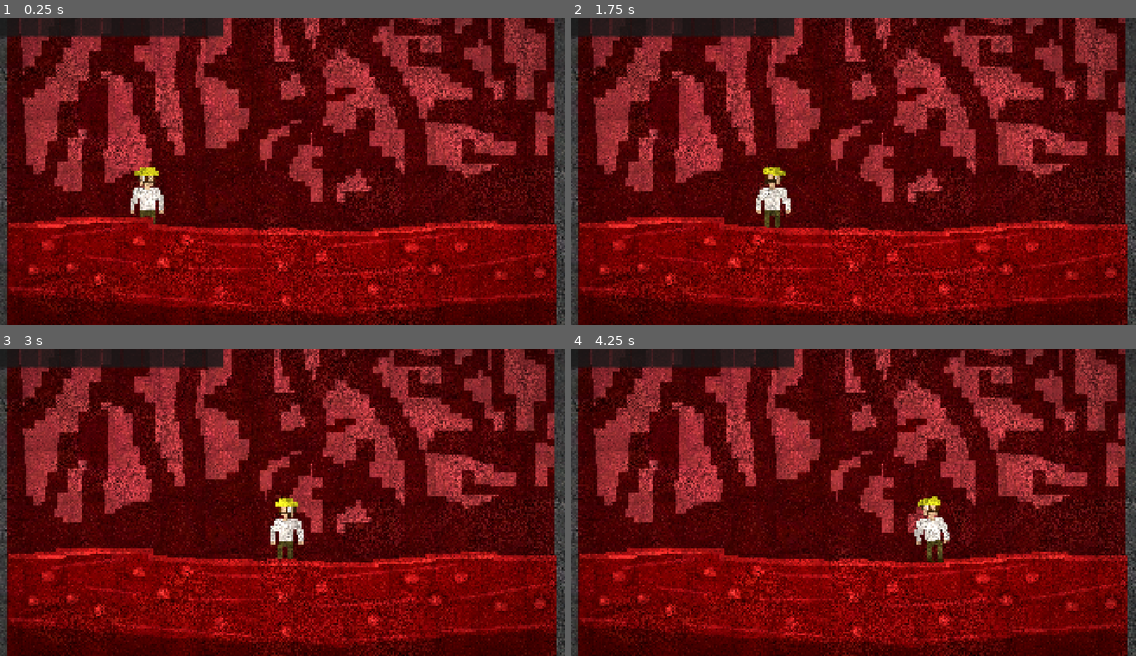
Above: before the commit, frames 1-4 (two rows, left to right).
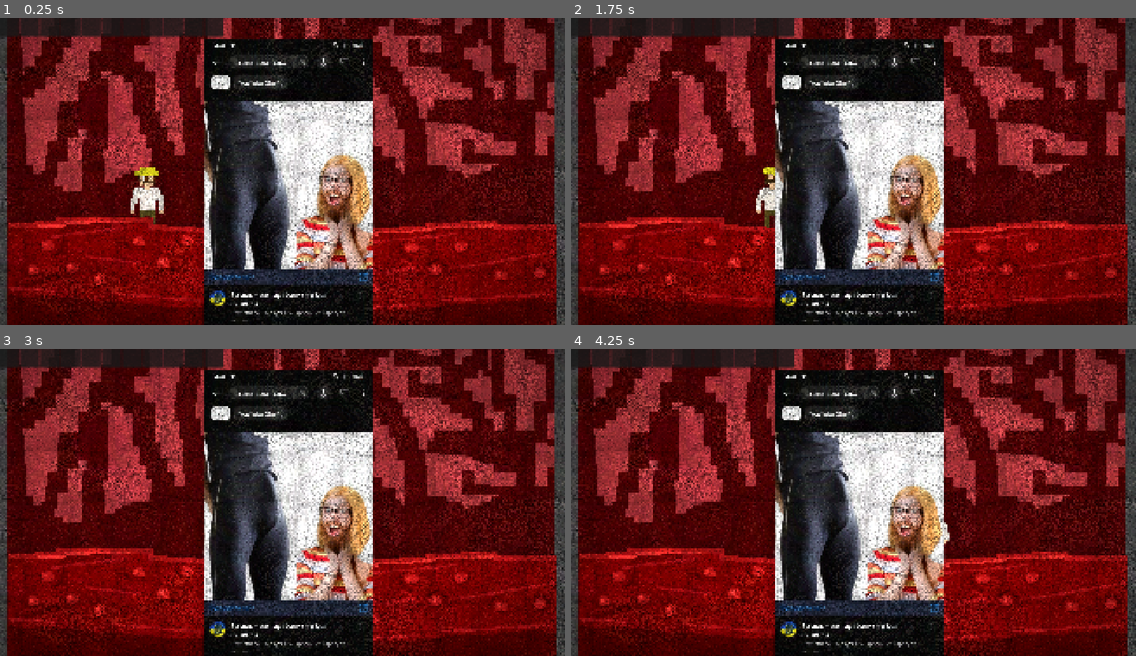
Above: after the commit, the same moments.

Repository: Uther871/kryvokray
Game: Godot game, scene res://levels/level_1.tscn
The game is run twice, just before and just after one commit, with the same random seed, the same clock (stepped at 60 frames per second) and the same inputs. The engine's default icon, where the game draws it, is replaced by a stand-in: a white triangle on a blue panel in a dark square.
Inputs (mouse positions are in pixels of both pictures, inside the frame that each line leads up to):
- Up to frame 1 (0.25 s): no input
- Up to frame 2 (1.75 s): tap Enter at 0.5 s; move the mouse to (977, 156) at 0.52 s; click (977, 156) at 0.67 s; drag from (740, 186) to (825, 232) at 1.27 s
- Up to frame 3 (3 s): move the mouse to (339, 434) at 2.02 s; click (339, 434) at 2.17 s; drag from (254, 563) to (113, 456) at 2.77 s
- Up to frame 4 (4.25 s): tap Space at 3.5 s; move the mouse to (1023, 548) at 3.52 s; click (1023, 548) at 3.67 s

The runs differ from the first frame. In frame 1, 30% of the frame differs, in the area x 32-70%, y 0-100%; in frame 2, 30%; in frame 3, 30%; in frame 4, 30%.

Commit message:
Мої зміни

Diff:
--- a/items/interactable.gd
+++ b/items/interactable.gd
@@ -4,11 +4,15 @@
 
 @export var required_item: ItemData
 @export var stop_distance := 150.0
+@export var result_texture: Texture2D  # що показати після використання
+
+var _done := false
 
 func use_item(item: ItemData) -> bool:
-	if required_item == null or item.id != required_item.id:
-		print("Пішов нахуй")
+	if _done or required_item == null or item.id != required_item.id:
+		print("Не підходить")
 		return false
+	_done = true
 	var player = get_tree().get_first_node_in_group("player")
 	if player:
 		player.walk_to(global_position.x, _on_used, stop_distance)
@@ -17,5 +21,7 @@
 	return true
 
 func _on_used() -> void:
-	print("Заєбісь")
+	print("Підійшло!")
+	if result_texture:
+		$Sprite2D.texture = result_texture
 	used.emit()
--- a/items/key.tres
+++ b/items/key.tres
@@ -1,6 +1,6 @@
 [gd_resource type="Resource" script_class="ItemData" format=3 uid="uid://dyh6kmwnt5dga"]
 
-[ext_resource type="Texture2D" uid="uid://r61frcepvino" path="res://icon.svg" id="1_646gu"]
+[ext_resource type="Texture2D" uid="uid://drmxpydvrx8un" path="res://assets/photo_2026-09-17_20-56-19.jpg" id="1_646gu"]
 [ext_resource type="Script" uid="uid://0e1dupy38its" path="res://inventory/item_data.gd" id="2_d1xeg"]
 
 [resource]
--- a/levels/level_1.tscn
+++ b/levels/level_1.tscn
@@ -3,6 +3,9 @@
 [ext_resource type="Texture2D" uid="uid://bqdyp1384yyms" path="res://assets/background_lvl1.png" id="1_jirdo"]
 [ext_resource type="Texture2D" uid="uid://cwqq5wp2fv0mw" path="res://assets/CHechek.png" id="2_bt44k"]
 [ext_resource type="Script" uid="uid://elotoqivu4ys" path="res://levels/chechek.gd" id="2_kx6l7"]
+[ext_resource type="PackedScene" uid="uid://bokq17b5cfsv7" path="res://items/pickup.tscn" id="4_n46q3"]
+[ext_resource type="PackedScene" uid="uid://d1cl4wysqp75p" path="res://items/interactable.tscn" id="5_btoec"]
+[ext_resource type="Resource" uid="uid://dyh6kmwnt5dga" path="res://items/key.tres" id="5_gwceb"]
 
 [node name="Level1" type="Node2D" unique_id=296662728]
 
@@ -32,3 +35,11 @@
 centered = false
 region_enabled = true
 region_rect = Rect2(1920, 0, 1924, 1080)
+
+[node name="Interactable" parent="." unique_id=1697387096 instance=ExtResource("5_btoec")]
+position = Vector2(1099, 714)
+required_item = ExtResource("5_gwceb")
+
+[node name="pickup" parent="." unique_id=1572774210 instance=ExtResource("4_n46q3")]
+position = Vector2(987, 713)
+item = ExtResource("5_gwceb")
